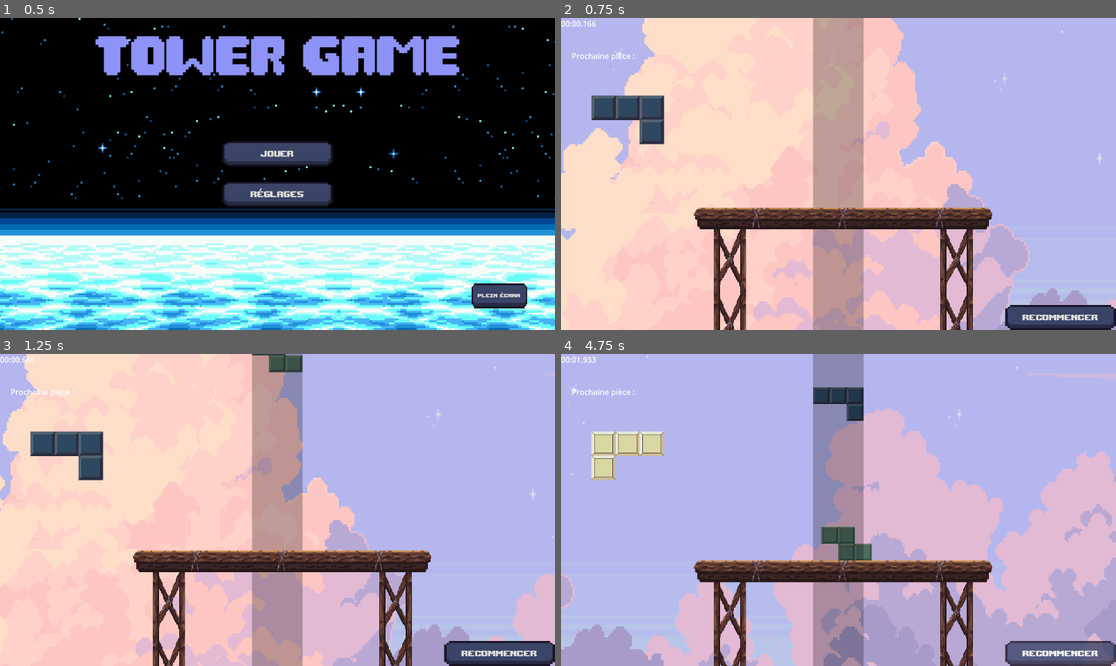
Above: before the commit, frames 1-4 (two rows, left to right).
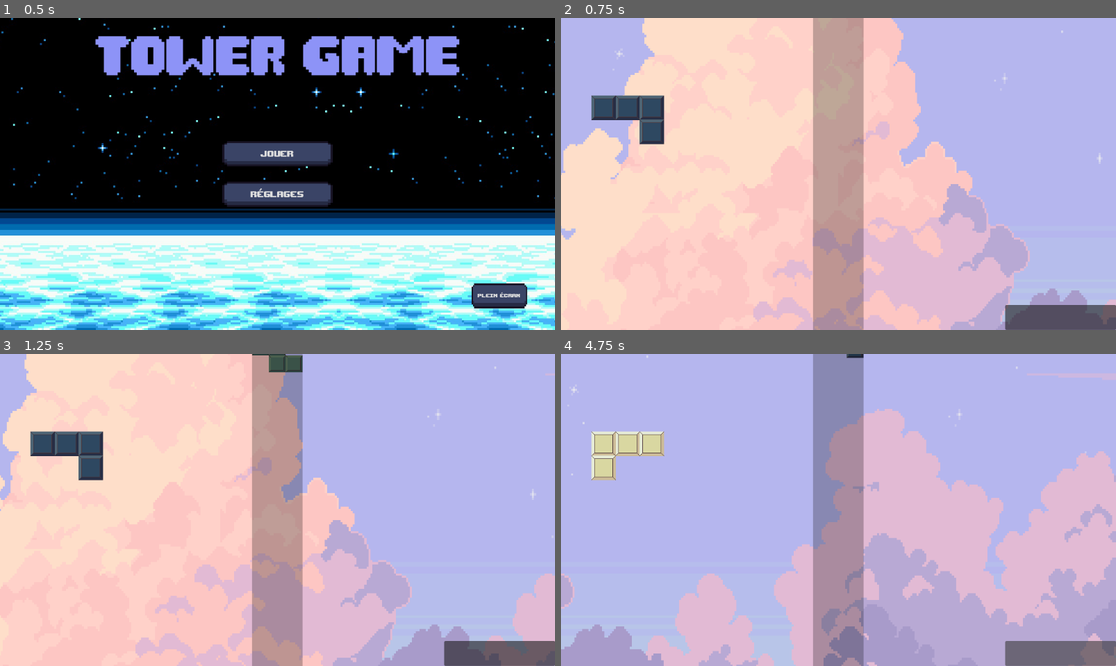
Above: after the commit, the same moments.

Repository: joaberch/Tower-Party
Game: Godot game, scene res://scenes/menu/homeMenu/menu.tscn
Same seed, same stepped clock (60 frames per second), same inputs: the game is played once before the commit and once after it.
Inputs (mouse positions are in pixels of both pictures, inside the frame that each line leads up to):
- Up to frame 1 (0.5 s): no input
- Up to frame 2 (0.75 s): click "Jouer" at 0.5 s
- Up to frame 3 (1.25 s): no input
- Up to frame 4 (4.75 s): click (1060, 653) at 1.25 s; click (1060, 653) at 2 s; click (1060, 653) at 2.75 s; hold Right (right) 3.53-4.28 s; hold Down (down) from 4.28 s (still down)

Frame 1 is identical in both runs. In frame 2, 7.7% of the frame differs, in the area x 0-100%, y 0-100%; in frame 3, 7.6%; in frame 4, 8.1%.

Commit message:
chore test

Diff:
--- a/a_party_game_with_tower/project.godot
+++ b/a_party_game_with_tower/project.godot
@@ -12,7 +12,7 @@
 
 config/name="A_Party_Game_With_Tower"
 run/main_scene="res://scenes/menu/homeMenu/menu.tscn"
-config/features=PackedStringArray("4.3", "Forward Plus")
+config/features=PackedStringArray("4.1", "Forward Plus")
 config/icon="res://Assets/Images/Blocks/Basics/basic_S.png"
 
 [autoload]
@@ -27,58 +27,58 @@
 
 right={
 "deadzone": 0.5,
-"events": [Object(InputEventKey,"resource_local_to_scene":fa …(175 unchanged characters)… ode":4194321,"key_label":0,"unicode":0,"location":0,"echo":false,"script":null)
-, Object(InputEventKey,"resource_local_to_scene":false,"reso …(163 unchanged characters)… eycode":68,"key_label":0,"unicode":100,"location":0,"echo":false,"script":null)
+"events": [Object(InputEventKey,"resource_local_to_scene":fa …(175 unchanged characters)… ode":4194321,"key_label":0,"unicode":0,"echo":false,"script":null)
+, Object(InputEventKey,"resource_local_to_scene":false,"reso …(163 unchanged characters)… eycode":68,"key_label":0,"unicode":100,"echo":false,"script":null)
 , Object(InputEventJoypadMotion,"resource_local_to_scene":false,"resource_name":"","device":-1,"axis":0,"axis_value":1.0,"script":null)
 , Object(InputEventJoypadButton,"resource_local_to_scene":false,"resource_name":"","device":-1,"button_index":14,"pressure":0.0,"pressed":true,"script":null)
 ]
 }
 left={
 "deadzone": 0.5,
-"events": [Object(InputEventKey,"resource_local_to_scene":fa …(171 unchanged characters)… keycode":65,"key_label":0,"unicode":97,"location":0,"echo":false,"script":null)
-, Object(InputEventKey,"resource_local_to_scene":false,"reso …(166 unchanged characters)… ode":4194319,"key_label":0,"unicode":0,"location":0,"echo":false,"script":null)
+"events": [Object(InputEventKey,"resource_local_to_scene":fa …(171 unchanged characters)… keycode":65,"key_label":0,"unicode":97,"echo":false,"script":null)
+, Object(InputEventKey,"resource_local_to_scene":false,"reso …(166 unchanged characters)… ode":4194319,"key_label":0,"unicode":0,"echo":false,"script":null)
 , Object(InputEventJoypadButton,"resource_local_to_scene":false,"resource_name":"","device":-1,"button_index":13,"pressure":0.0,"pressed":true,"script":null)
 , Object(InputEventJoypadMotion,"resource_local_to_scene":false,"resource_name":"","device":-1,"axis":0,"axis_value":-1.0,"script":null)
 ]
 }
 rotateRight={
 "deadzone": 0.5,
-"events": [Object(InputEventKey,"resource_local_to_scene":fa …(171 unchanged characters)… keycode":32,"key_label":0,"unicode":32,"location":0,"echo":false,"script":null)
+"events": [Object(InputEventKey,"resource_local_to_scene":fa …(171 unchanged characters)… keycode":32,"key_label":0,"unicode":32,"echo":false,"script":null)
 , Object(InputEventJoypadButton,"resource_local_to_scene":false,"resource_name":"","device":-1,"button_index":0,"pressure":0.0,"pressed":true,"script":null)
-, Object(InputEventKey,"resource_local_to_scene":false,"reso …(163 unchanged characters)… eycode":69,"key_label":0,"unicode":101,"location":0,"echo":false,"script":null)
+, Object(InputEventKey,"resource_local_to_scene":false,"reso …(163 unchanged characters)… eycode":69,"key_label":0,"unicode":101,"echo":false,"script":null)
 , Object(InputEventJoypadMotion,"resource_local_to_scene":false,"resource_name":"","device":-1,"axis":5,"axis_value":1.0,"script":null)
 ]
 }
 down={
 "deadzone": 0.5,
-"events": [Object(InputEventKey,"resource_local_to_scene":fa …(175 unchanged characters)… ode":4194322,"key_label":0,"unicode":0,"location":0,"echo":false,"script":null)
-, Object(InputEventKey,"resource_local_to_scene":false,"reso …(163 unchanged characters)… eycode":83,"key_label":0,"unicode":115,"location":0,"echo":false,"script":null)
+"events": [Object(InputEventKey,"resource_local_to_scene":fa …(175 unchanged characters)… ode":4194322,"key_label":0,"unicode":0,"echo":false,"script":null)
+, Object(InputEventKey,"resource_local_to_scene":false,"reso …(163 unchanged characters)… eycode":83,"key_label":0,"unicode":115,"echo":false,"script":null)
 , Object(InputEventJoypadButton,"resource_local_to_scene":false,"resource_name":"","device":-1,"button_index":12,"pressure":0.0,"pressed":true,"script":null)
 , Object(InputEventJoypadMotion,"resource_local_to_scene":false,"resource_name":"","device":-1,"axis":1,"axis_value":1.0,"script":null)
 ]
 }
 fullscreen={
 "deadzone": 0.5,
-"events": [Object(InputEventKey,"resource_local_to_scene":fa …(174 unchanged characters)… ode":4194305,"key_label":0,"unicode":0,"location":0,"echo":false,"script":null)
+"events": [Object(InputEventKey,"resource_local_to_scene":fa …(174 unchanged characters)… ode":4194305,"key_label":0,"unicode":0,"echo":false,"script":null)
 ]
 }
 bigRight={
 "deadzone": 0.5,
-"events": [Object(InputEventKey,"resource_local_to_scene":fa …(174 unchanged characters)… ode":4194321,"key_label":0,"unicode":0,"location":0,"echo":false,"script":null)
-, Object(InputEventKey,"resource_local_to_scene":false,"resource_name":"","device":-1,"window_id":0,"alt_pressed":false,"shift_pressed":true,"ctrl_pressed":false,"meta_pressed":false,"pressed":false,"keycode":0,"physical_keycode":68,"key_label":0,"unicode":68,"location":0,"echo":false,"script":null)
+"events": [Object(InputEventKey,"resource_local_to_scene":fa …(174 unchanged characters)… ode":4194321,"key_label":0,"unicode":0,"echo":false,"script":null)
+, Object(InputEventKey,"resource_local_to_scene":false,"resource_name":"","device":-1,"window_id":0,"alt_pressed":false,"shift_pressed":true,"ctrl_pressed":false,"meta_pressed":false,"pressed":false,"keycode":0,"physical_keycode":68,"key_label":0,"unicode":68,"echo":false,"script":null)
 , Object(InputEventJoypadButton,"resource_local_to_scene":false,"resource_name":"","device":-1,"button_index":10,"pressure":0.0,"pressed":true,"script":null)
 ]
 }
 bigLeft={
 "deadzone": 0.5,
-"events": [Object(InputEventKey,"resource_local_to_scene":fa …(174 unchanged characters)… ode":4194319,"key_label":0,"unicode":0,"location":0,"echo":false,"script":null)
-, Object(InputEventKey,"resource_local_to_scene":false,"resource_name":"","device":-1,"window_id":0,"alt_pressed":false,"shift_pressed":true,"ctrl_pressed":false,"meta_pressed":false,"pressed":false,"keycode":0,"physical_keycode":65,"key_label":0,"unicode":65,"location":0,"echo":false,"script":null)
+"events": [Object(InputEventKey,"resource_local_to_scene":fa …(174 unchanged characters)… ode":4194319,"key_label":0,"unicode":0,"echo":false,"script":null)
+, Object(InputEventKey,"resource_local_to_scene":false,"resource_name":"","device":-1,"window_id":0,"alt_pressed":false,"shift_pressed":true,"ctrl_pressed":false,"meta_pressed":false,"pressed":false,"keycode":0,"physical_keycode":65,"key_label":0,"unicode":65,"echo":false,"script":null)
 , Object(InputEventJoypadButton,"resource_local_to_scene":false,"resource_name":"","device":-1,"button_index":9,"pressure":0.0,"pressed":true,"script":null)
 ]
 }
 rotateLeft={
 "deadzone": 0.5,
-"events": [Object(InputEventKey,"resource_local_to_scene":fa …(172 unchanged characters)… eycode":81,"key_label":0,"unicode":113,"location":0,"echo":false,"script":null)
+"events": [Object(InputEventKey,"resource_local_to_scene":fa …(172 unchanged characters)… eycode":81,"key_label":0,"unicode":113,"echo":false,"script":null)
 , Object(InputEventJoypadMotion,"resource_local_to_scene":false,"resource_name":"","device":-1,"axis":4,"axis_value":1.0,"script":null)
 ]
 }
--- a/a_party_game_with_tower/scenes/level/mainGame.tscn
+++ b/a_party_game_with_tower/scenes/level/mainGame.tscn
@@ -1,12 +1,9 @@
-[gd_scene load_steps=15 format=3 uid="uid://cejt44jlc47d"]
+[gd_scene load_steps=8 format=3 uid="uid://cejt44jlc47d"]
 
 [ext_resource type="Script" path="res://scenes/level/main_game.gd" id="1_pba15"]
 [ext_resource type="PackedScene" uid="uid://cy83828o0jhb4" path="res://Assets/Background/testBackground.tscn" id="2_qrwjx"]
 [ext_resource type="Texture2D" uid="uid://bxk4vf7scuu42" path="res://Assets/Images/Others/finishLine.png" id="3_i1v6j"]
 [ext_resource type="PackedScene" uid="uid://d3q3o25dcrisy" path="res://scenes/game_elements/beam/beam.tscn" id="4_koegk"]
-[ext_resource type="FontFile" uid="uid://ciu34ps6m37b6" path="res://Assets/Fonts/upheavtt.ttf" id="5_3odew"]
-[ext_resource type="Texture2D" uid="uid://ry5pgmaujf8q" path="res://Assets/Images/Buttons/GUI.png" id="6_jd1al"]
-[ext_resource type="PackedScene" uid="uid://c2ya3gb45pkq8" path="res://scenes/game_elements/platforms/normalPlatform.tscn" id="7_3sfv2"]
 
 [sub_resource type="RectangleShape2D" id="RectangleShape2D_wu1am"]
 size = Vector2(284.878, 33.4471)
@@ -16,20 +13,6 @@
 
 [sub_resource type="Theme" id="Theme_yeqvi"]
 default_font_size = 25
-
-[sub_resource type="StyleBoxEmpty" id="StyleBoxEmpty_ywlty"]
-
-[sub_resource type="StyleBoxTexture" id="StyleBoxTexture_2u7ot"]
-texture = ExtResource("6_jd1al")
-region_rect = Rect2(145, 113, 46, 14)
-
-[sub_resource type="StyleBoxTexture" id="StyleBoxTexture_s0mtx"]
-texture = ExtResource("6_jd1al")
-region_rect = Rect2(145, 98, 46, 13)
-
-[sub_resource type="StyleBoxTexture" id="StyleBoxTexture_w5h6t"]
-texture = ExtResource("6_jd1al")
-region_rect = Rect2(145, 81, 46, 14)
 
 [node name="MainGame" type="Node2D"]
 script = ExtResource("1_pba15")
@@ -94,31 +77,3 @@
 offset_bottom = 624.0
 focus_mode = 0
 theme = SubResource("Theme_yeqvi")
-theme_override_fonts/font = ExtResource("5_3odew")
-theme_override_styles/focus = SubResource("StyleBoxEmpty_ywlty")
-theme_override_styles/hover = SubResource("StyleBoxTexture_2u7ot")
-theme_override_styles/pressed = SubResource("StyleBoxTexture_s0mtx")
-theme_override_styles/normal = SubResource("StyleBoxTexture_w5h6t")
-text = "Recommencer"
-
-[node name="nextPiece" type="Label" parent="CanvasLayer"]
-offset_left = 22.0
-offset_top = 67.0
-offset_right = 154.0
-offset_bottom = 90.0
-text = "Prochaine pièce :"
-
-[node name="gameTime" type="Label" parent="CanvasLayer"]
-offset_right = 40.0
-offset_bottom = 23.0
-horizontal_alignment = 1
-
-[node name="gameTime" type="Timer" parent="."]
-autostart = true
-
-[node name="NormalPlatform" parent="." instance=ExtResource("7_3sfv2")]
-position = Vector2(115, 751)
-scale = Vector2(2, 4)
-
-[connection signal="area_entered" from="End/End" to="." method="_on_end_area_entered"]
-[connection signal="pressed" from="CanvasLayer/resetButton" to="." method="_on_reset_button_pressed"]
--- a/a_party_game_with_tower/scenes/menu/parameter/parameter.tscn
+++ b/a_party_game_with_tower/scenes/menu/parameter/parameter.tscn
@@ -1,15 +1,16 @@
-[gd_scene load_steps=12 format=3 uid="uid://clmxrddfk7c8i"]
+[gd_scene load_steps=11 format=3 uid="uid://clmxrddfk7c8i"]
 
 [ext_resource type="Texture2D" uid="uid://dj1a267qccpxa" path="res://Assets/Images/Others/background.jpg" id="1_bwa4i"]
 [ext_resource type="Script" path="res://scenes/menu/parameter/parameter.gd" id="1_vg3kj"]
-[ext_resource type="Texture2D" uid="uid://crihsbwd0goyq" path="res://Assets/Images/Others/left-arrow.png" id="2_63p6b"]
 [ext_resource type="Texture2D" uid="uid://ry5pgmaujf8q" path="res://Assets/Images/Buttons/GUI.png" id="3_fdd6i"]
 [ext_resource type="PackedScene" uid="uid://06y5oxvldkpr" path="res://scenes/game_elements/HScrollBar/HScrollBar.tscn" id="5_f1q2m"]
 [ext_resource type="PackedScene" uid="uid://crfhvuy3sfthw" path="res://scenes/game_elements/guide-button/guideButton.tscn" id="6_28283"]
 
 [sub_resource type="Theme" id="Theme_v7cqx"]
 
-[sub_resource type="StyleBoxEmpty" id="StyleBoxEmpty_63q2e"]
+[sub_resource type="StyleBoxTexture" id="StyleBoxTexture_ejos6"]
+texture = ExtResource("3_fdd6i")
+region_rect = Rect2(81, 97, 30, 30)
 
 [sub_resource type="StyleBoxTexture" id="StyleBoxTexture_roo11"]
 texture = ExtResource("3_fdd6i")
@@ -19,9 +20,7 @@
 texture = ExtResource("3_fdd6i")
 region_rect = Rect2(81, 97, 30, 30)
 
-[sub_resource type="StyleBoxTexture" id="StyleBoxTexture_ejos6"]
-texture = ExtResource("3_fdd6i")
-region_rect = Rect2(81, 97, 30, 30)
+[sub_resource type="StyleBoxEmpty" id="StyleBoxEmpty_63q2e"]
 
 [node name="Control" type="Control"]
 layout_mode = 3
@@ -49,11 +48,10 @@
 offset_right = 70.0
 offset_bottom = 70.0
 theme = SubResource("Theme_v7cqx")
-theme_override_icons/icon = ExtResource("2_63p6b")
-theme_override_styles/focus = SubResource("StyleBoxEmpty_63q2e")
+theme_override_styles/normal = SubResource("StyleBoxTexture_ejos6")
 theme_override_styles/hover = SubResource("StyleBoxTexture_roo11")
 theme_override_styles/pressed = SubResource("StyleBoxTexture_m18tq")
-theme_override_styles/normal = SubResource("StyleBoxTexture_ejos6")
+theme_override_styles/focus = SubResource("StyleBoxEmpty_63q2e")
 expand_icon = true
 
 [node name="HScrollBar" parent="." instance=ExtResource("5_f1q2m")]
